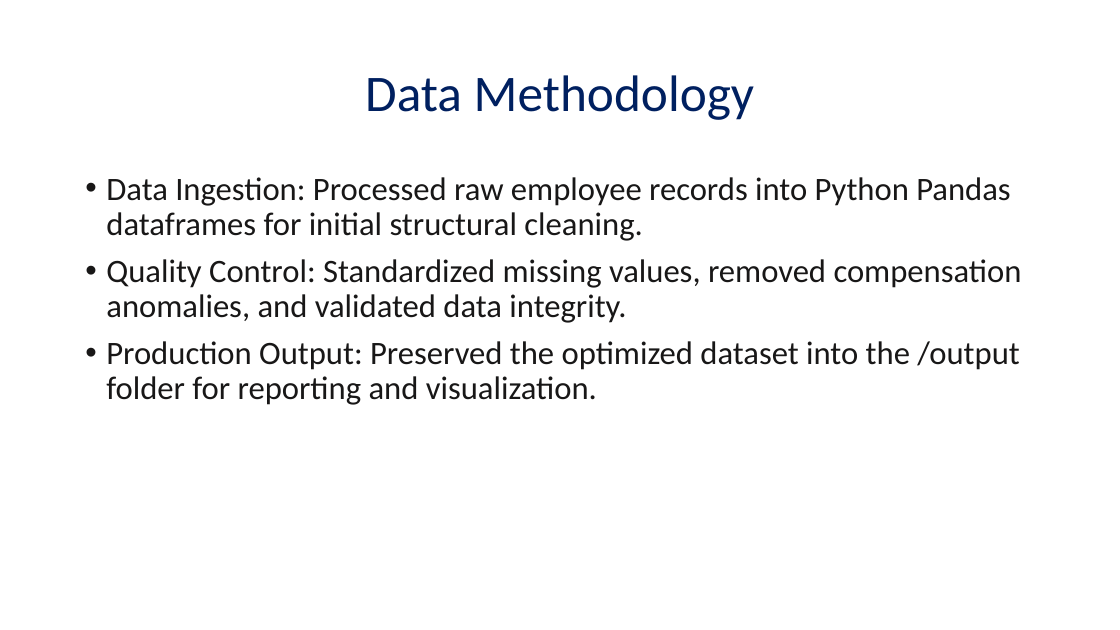
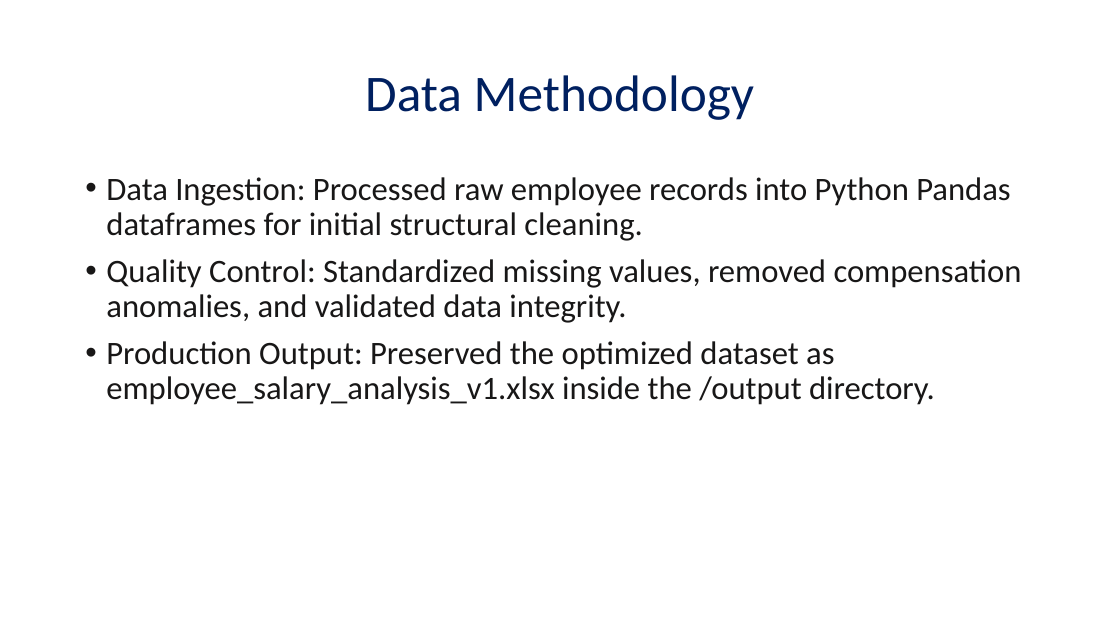
Before and after one commit to agnelolobo21-ux/Employee_Salary_Analysis, a slide deck: slide 4 of Employee_Salary_Analysis_Presentation.pptx. Drawn at 1120x630 pixels with LibreOffice and Linux fonts; fonts in the diff are those of the drawing. Boxes give left, top, right and bottom in pixels: in the first picture for what was removed or moved away, otherwise in the second. Text is boxed around its words. In the diff, an @@ line names an element or a change of style, - is before the commit and + after.

```diff
--- a/Employee_Salary_Analysis_Presentation.pptx
+++ b/Employee_Salary_Analysis_Presentation.pptx
@@ text at (106, 341, 935, 405): text changed @@
-• Production Output: Preserved the optimized dataset into the /output folder for reporting and visualization.
+• Production Output: Preserved the optimized dataset as employee_salary_analysis_v1.xlsx inside the /output directory.
```
Also in this commit, not shown: 2 other slides changed.
